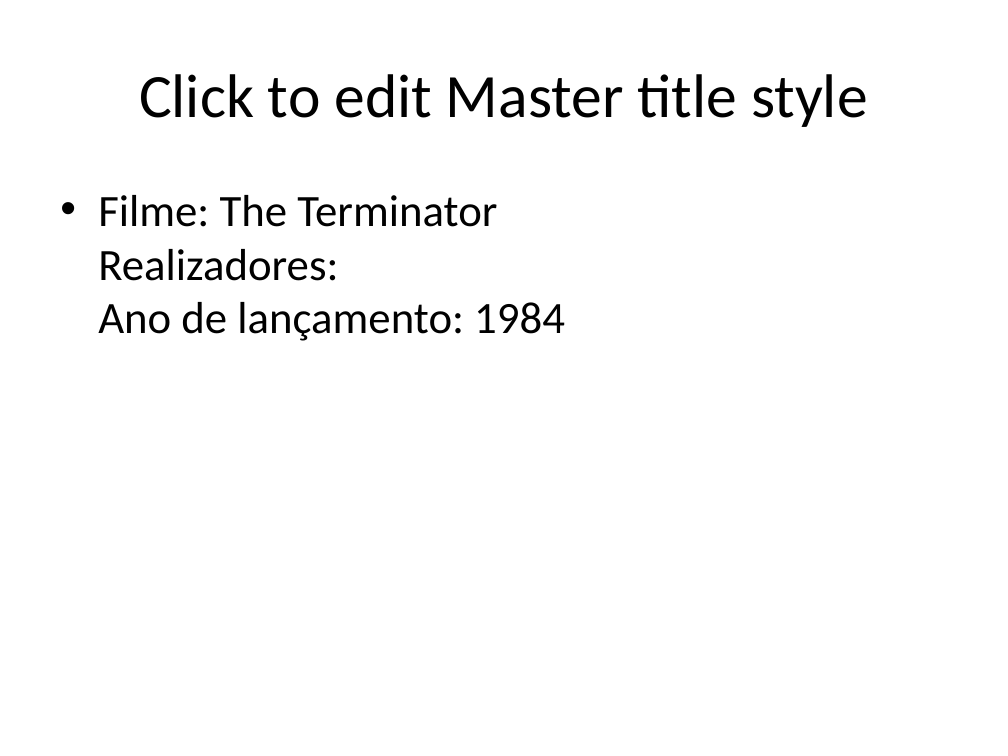
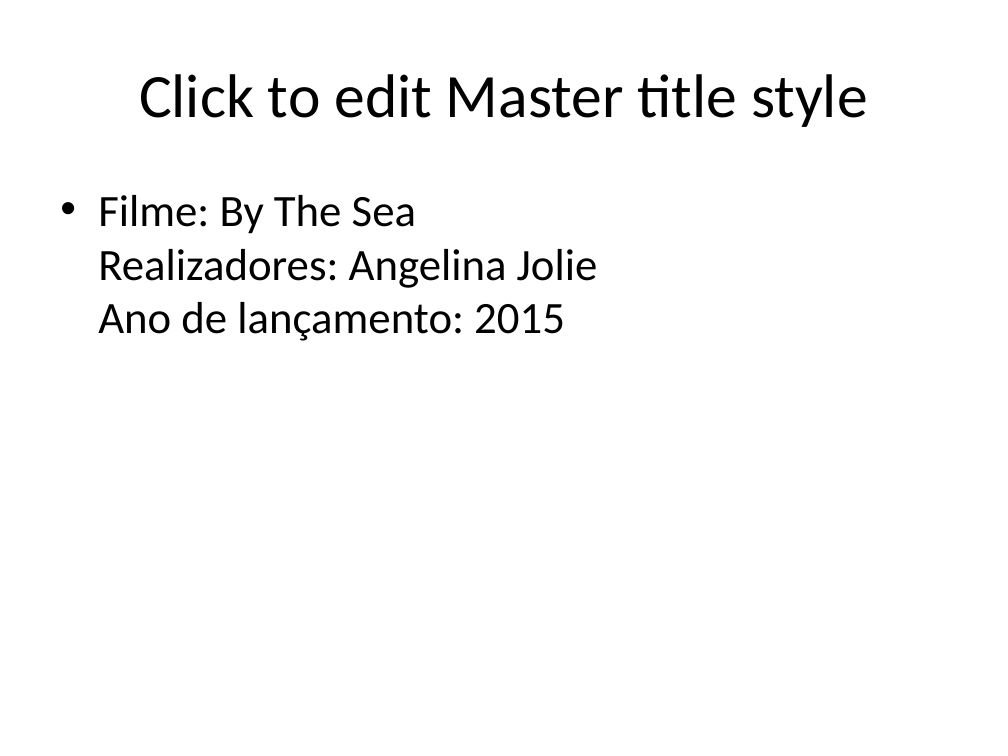
Before and after one commit to fatimafmcs/DesafiosSantander, a slide deck: slide 5 of Desafio1.zip_expanded/Desafio1_MoviePoc/MoviesPresentation.pptx (slide 4 before the commit). Drawn at 1008x756 pixels with LibreOffice and Linux fonts; fonts in the diff are those of the drawing. Boxes give left, top, right and bottom in pixels: in the first picture for what was removed or moved away, otherwise in the second. Text is boxed around its words. In the diff, an @@ line names an element or a change of style, - is before the commit and + after.

```diff
--- a/Desafio1.zip_expanded/Desafio1_MoviePoc/MoviesPresentation.pptx
+++ b/Desafio1.zip_expanded/Desafio1_MoviePoc/MoviesPresentation.pptx
@@ text at box(98, 195, 598, 341): text changed @@
-• Filme: The Terminator
-  Realizadores:
-  Ano de lançamento: 1984
+• Filme: By The Sea
+  Realizadores: Angelina Jolie
+  Ano de lançamento: 2015
```
Also in this commit, not shown: 4 other slides changed, 1 slide added, 3 other files.
